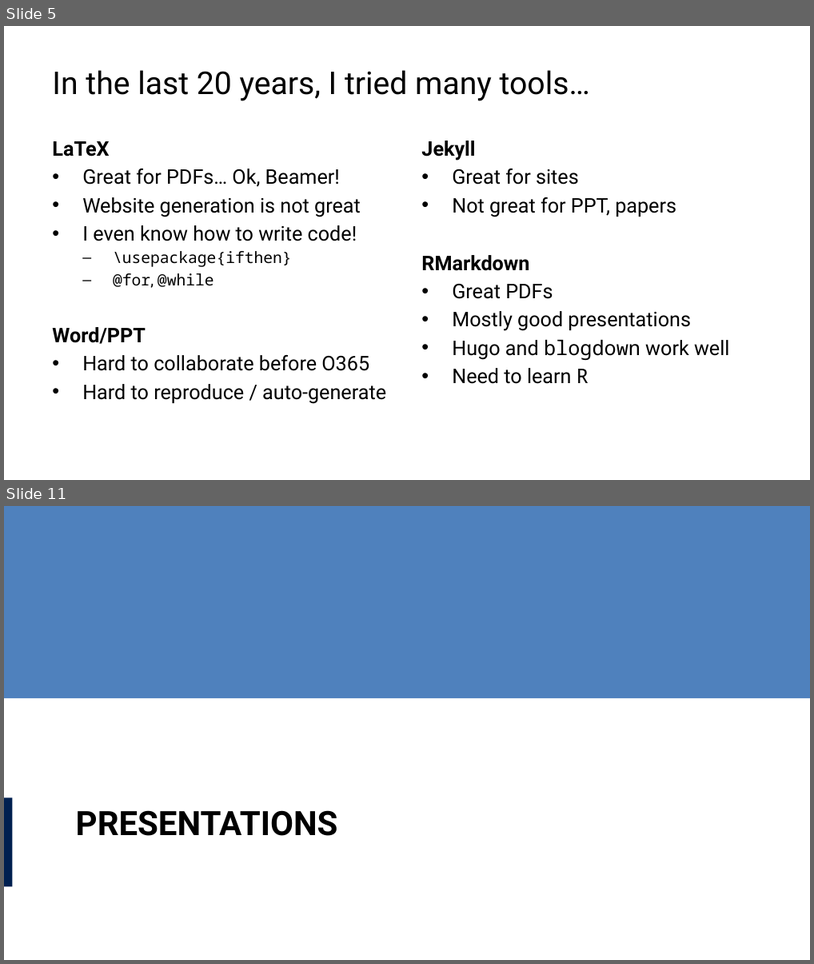
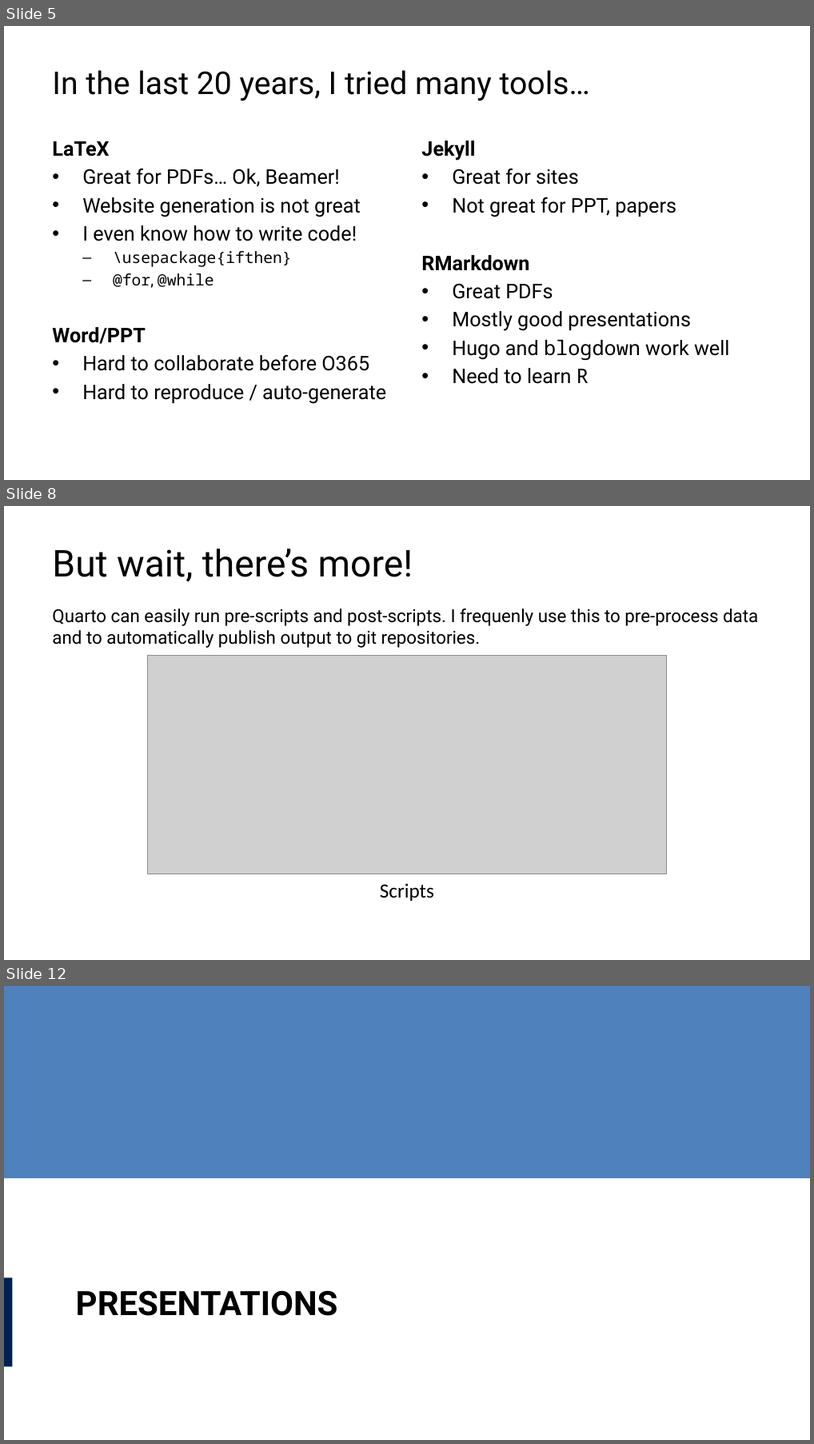
Before and after one commit to lucas-a-meyer/using-quarto, a slide deck: docs/using-quarto-ppt.pptx. Shown one above the other, each under a label of ours: slides 5 and 11 before the commit, slides 5, 8 and 12 after it; the slides between them are not shown. The pictures are 814x964 and 814x1444 pixels, drawn with LibreOffice and Linux fonts; fonts in the diff are those of the drawing; grey boxes stand for pictures. Boxes give left, top, right and bottom in pixels: in the first picture for what was removed or moved away, otherwise in the second. Text is boxed around its words. In the diff, an @@ line names an element or a change of style, - is before the commit and + after.

Commit message:
First version of 'Why Quarto' section

```diff
--- a/docs/using-quarto-ppt.pptx
+++ b/docs/using-quarto-ppt.pptx
@@ slide 8 added at [4, 506, 810, 960], background #FFFFFF @@
@@ title added at [52, 548, 413, 582], 33 pt, text #000000 @@
+But wait, there’s more!
@@ text added at [52, 608, 758, 648], 16 pt, text #000000 @@
+Quarto can easily run pre-scripts and post-scripts. I frequenly use this to pre-process data and to automatically publish output to git repositories.
@@ picture added at [147, 655, 667, 874] @@
@@ text added at [380, 883, 434, 900], 18 pt, text #000000 @@
+Scripts
@@ what was slide 11 is now slide 12 @@
```
Also in this commit, not shown: 3 slides changed, 8 other slides added, 4 slides removed, 14 other files.
